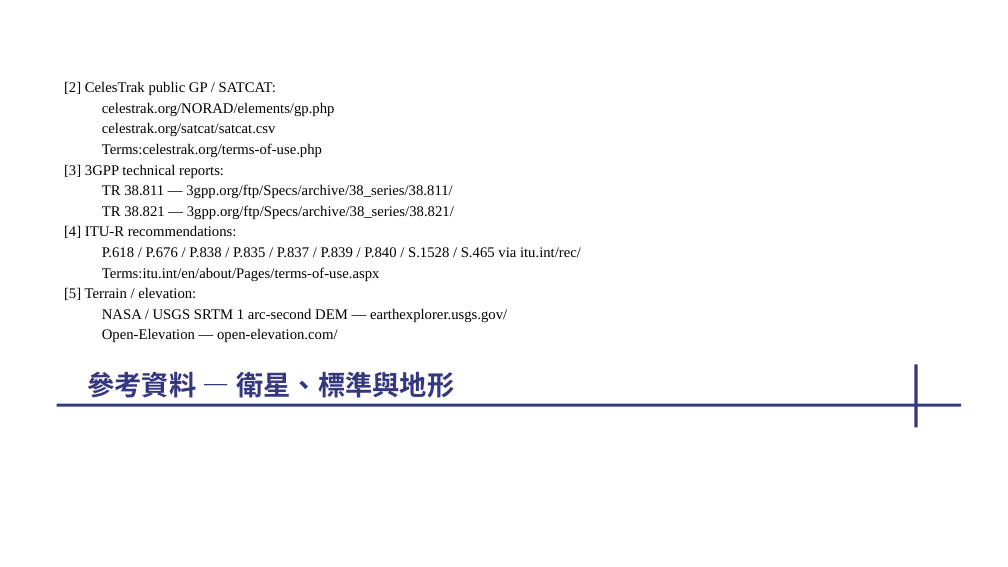
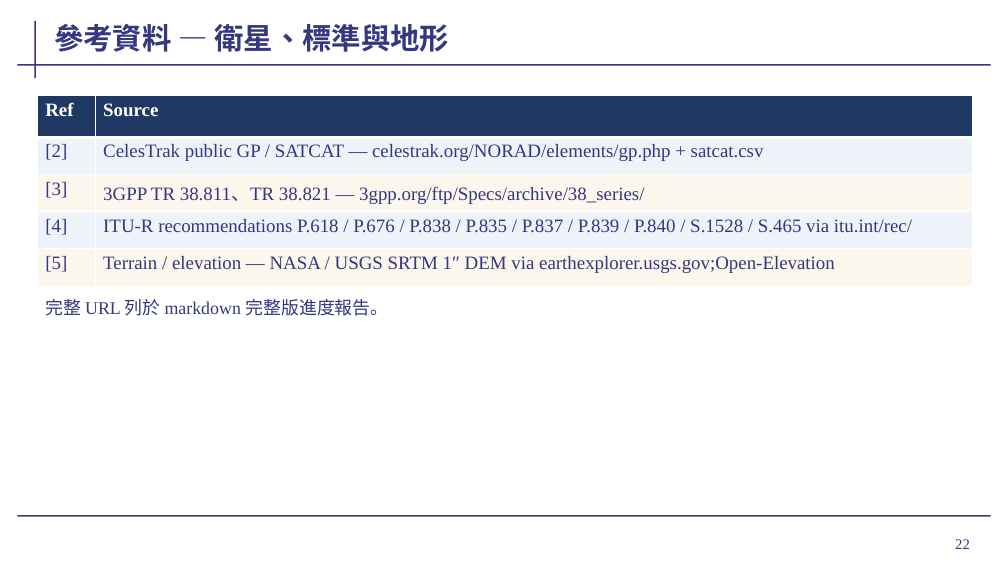
Before and after one commit to cedarwud/scenario-globe-viewer, a slide deck: slide 22 of docs/presentation/wave2-progress-2026-05-19.pptx. Drawn at 1008x567 pixels with LibreOffice and Linux fonts; fonts in the diff are those of the drawing; background and template pictures are left out. Boxes give left, top, right and bottom in pixels: in the first picture for what was removed or moved away, otherwise in the second. Text is boxed around its words. In the diff, an @@ line names an element or a change of style, - is before the commit and + after.

```diff
--- a/docs/presentation/wave2-progress-2026-05-19.pptx
+++ b/docs/presentation/wave2-progress-2026-05-19.pptx
@@ line added from (36, 21) to (36, 78), #35377F 1.5 pt @@
@@ title "參考資料 — 衛星、標準與地形" moved from (x1=87, y1=371, x2=454, y2=398) to (x1=54, y1=24, x2=449, y2=52) @@
@@ title "參考資料 — 衛星、標準與地形" at (x1=54, y1=24, x2=449, y2=52): size 26 to 28 pt; vertical alignment top to bottom @@
@@ line added from (17, 65) to (991, 65), #35377F 1.5 pt @@
@@ table added at (x1=38, y1=96, x2=972, y2=287), 5 rows, 2 columns @@
+Ref | Source
+[2] | CelesTrak public GP / SATCAT — celestrak.org/NORAD/elements/gp.php + satcat.csv
+[3] | 3GPP TR 38.811、TR 38.821 — 3gpp.org/ftp/Specs/archive/38_series/
+[4] | ITU-R recommendations P.618 / P.676 / P.838 / P.835 / P.837 / P.839 / P.840 / S.1528 / S.465 via itu.int/rec/
+[5] | Terrain / elevation — NASA / USGS SRTM 1″ DEM via earthexplorer.usgs.gov;Open-Elevation
@@ text removed at (x1=64, y1=102, x2=581, y2=342) @@
-[2] CelesTrak public GP / SATCAT:
-  celestrak.org/NORAD/elements/gp.php
-  celestrak.org/satcat/satcat.csv
-  Terms:celestrak.org/terms-of-use.php
-[3] 3GPP technical reports:
-  TR 38.811 — 3gpp.org/ftp/Specs/archive/38_series/38.811/
-  TR 38.821 — 3gpp.org/ftp/Specs/archive/38_series/38.821/
-[4] ITU-R recommendations:
-  P.618 / P.676 / P.838 / P.835 / P.837 / P.839 / P.840 / S.1528 / S.465 via itu.int/rec/
-  Terms:itu.int/en/about/Pages/terms-of-use.aspx
-[5] Terrain / elevation:
-  NASA / USGS SRTM 1 arc-second DEM — earthexplorer.usgs.gov/
-  Open-Elevation — open-elevation.com/
@@ text added at (x1=45, y1=299, x2=389, y2=316), 17 pt, text #35377F @@
+完整 URL 列於 markdown 完整版進度報告。
@@ line removed from (917, 364) to (917, 427) @@
@@ line removed from (57, 405) to (962, 405) @@
@@ line added from (17, 516) to (991, 516), #35377F 1.5 pt @@
@@ page number added at (x1=955, y1=539, x2=970, y2=549), 14 pt, text #35377F @@
+22
```
Also in this commit, not shown: 21 other slides changed, 1 slide added, 1 slide removed, 2 other files.
